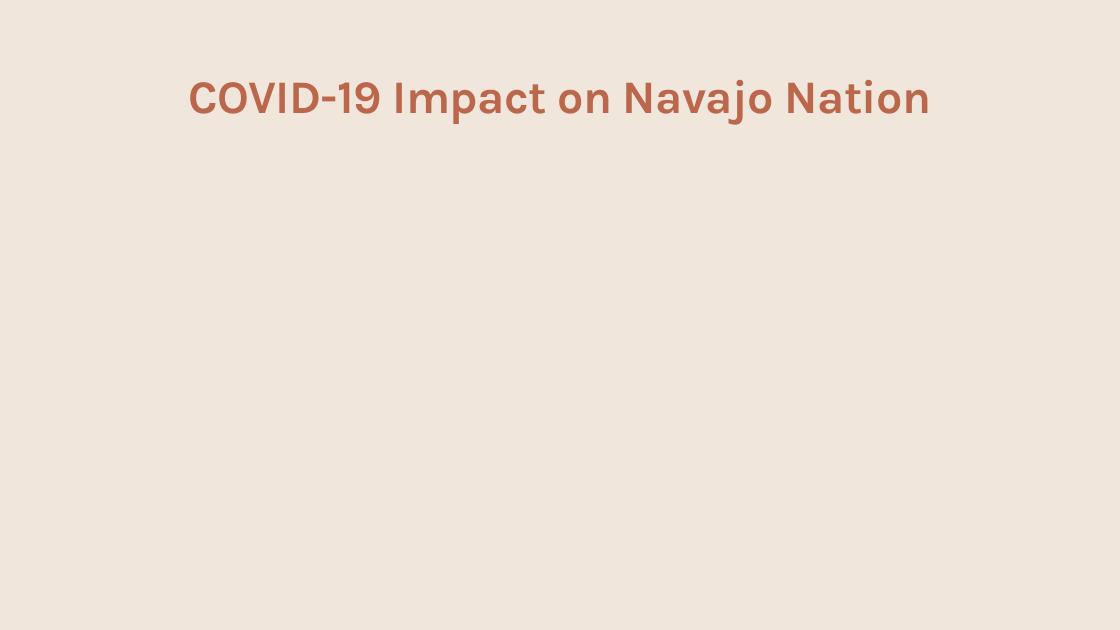
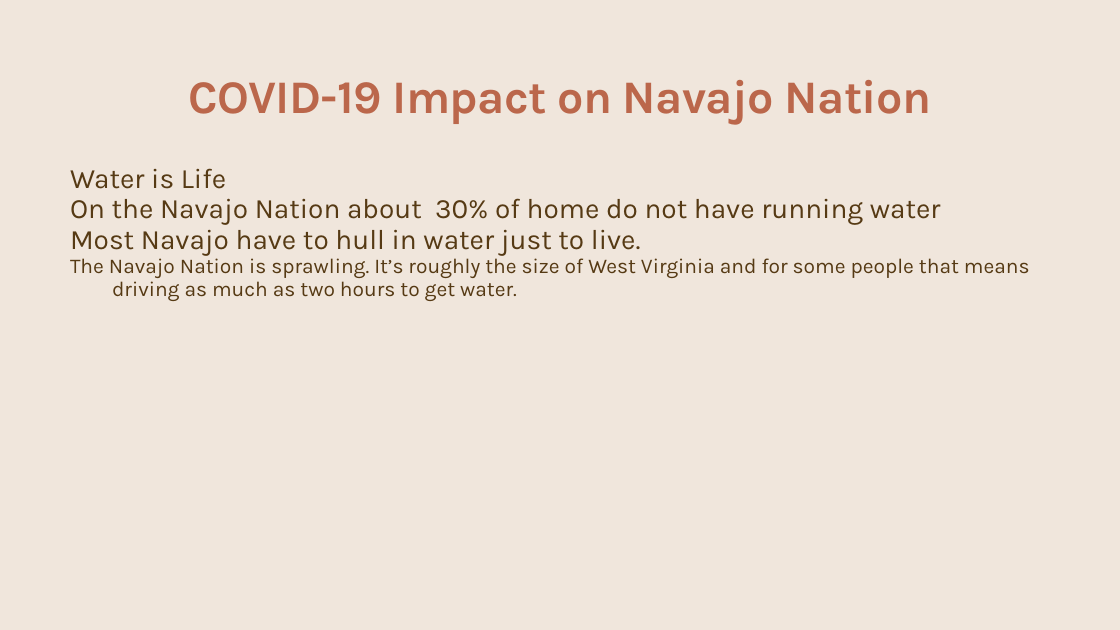
Before and after one commit to CCostenbader/Covid-19-effects-on-the-Navajo-Nation-Indian-Tribe, a slide deck: slide 8 of FinalPP.pptx. Drawn at 1120x630 pixels with LibreOffice and Linux fonts; fonts in the diff are those of the drawing; background and template pictures are left out. Boxes give left, top, right and bottom in pixels: in the first picture for what was removed or moved away, otherwise in the second. Text is boxed around its words. In the diff, an @@ line names an element or a change of style, - is before the commit and + after.

Commit message:
Add Richard Bio information on the Navajo and the impact of COVID

```diff
--- a/FinalPP.pptx
+++ b/FinalPP.pptx
@@ text added at box(70, 168, 1030, 301), 18 pt, text #563B14 @@
+Water is Life
+On the Navajo Nation about 30% of home do not have running water
+Most Navajo have to hull in water just to live.
+The Navajo Nation is sprawling. It’s roughly the size of West Virginia and for some people that means driving as much as two hours to get water.
```
Also in this commit, not shown: 2 other slides changed.
